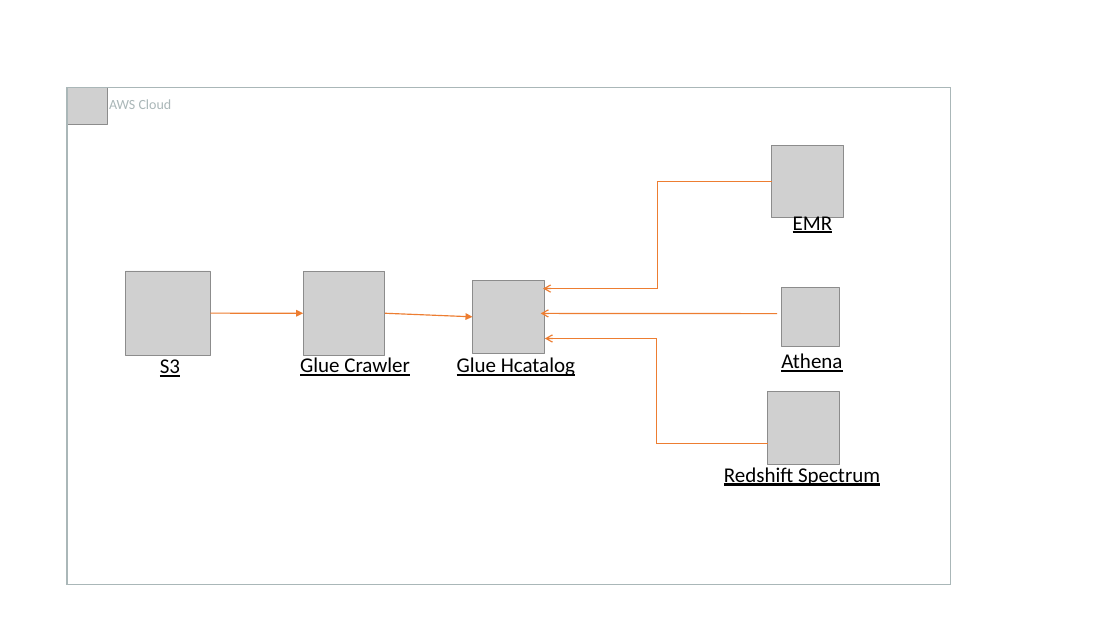
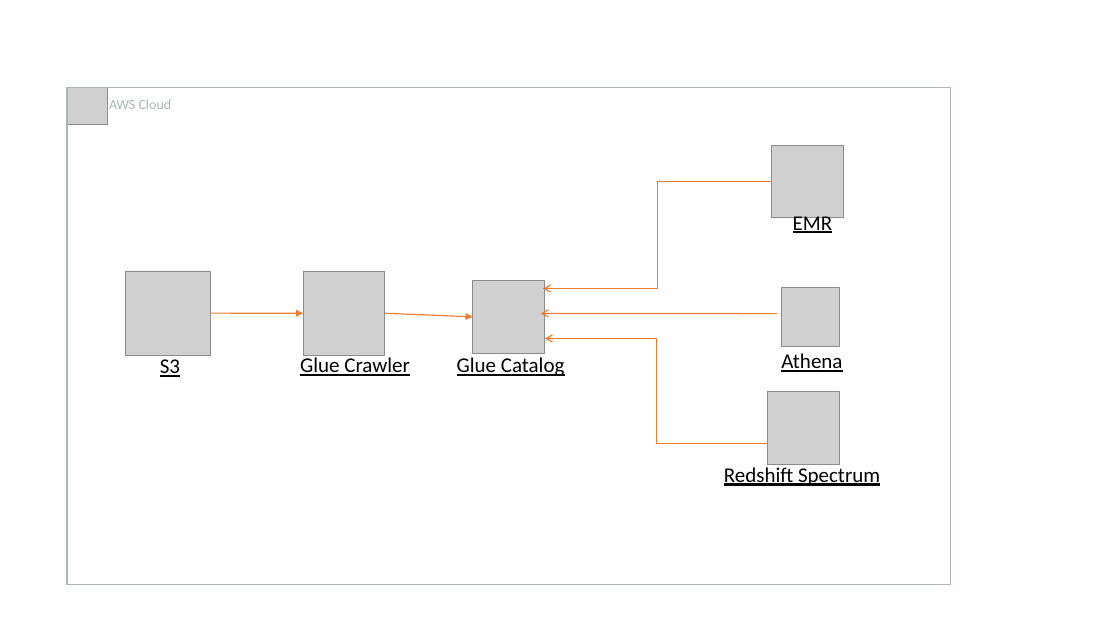
Before and after one commit to aws-samples/aws-dbs-refarch-datalake, a slide deck: slide 2 of src/datalake_reference_architecture.pptx. Drawn at 1120x630 pixels with LibreOffice and Linux fonts; fonts in the diff are those of the drawing; grey boxes stand for pictures. Boxes give left, top, right and bottom in pixels: in the first picture for what was removed or moved away, otherwise in the second. Text is boxed around its words. In the diff, an @@ line names an element or a change of style, - is before the commit and + after.

```diff
--- a/src/datalake_reference_architecture.pptx
+++ b/src/datalake_reference_architecture.pptx
@@ text at [457, 357, 565, 376]: text changed @@
-Glue Hcatalog
+Glue Catalog
```
Also in this commit, not shown: 8 other slides changed, 8 other files.
